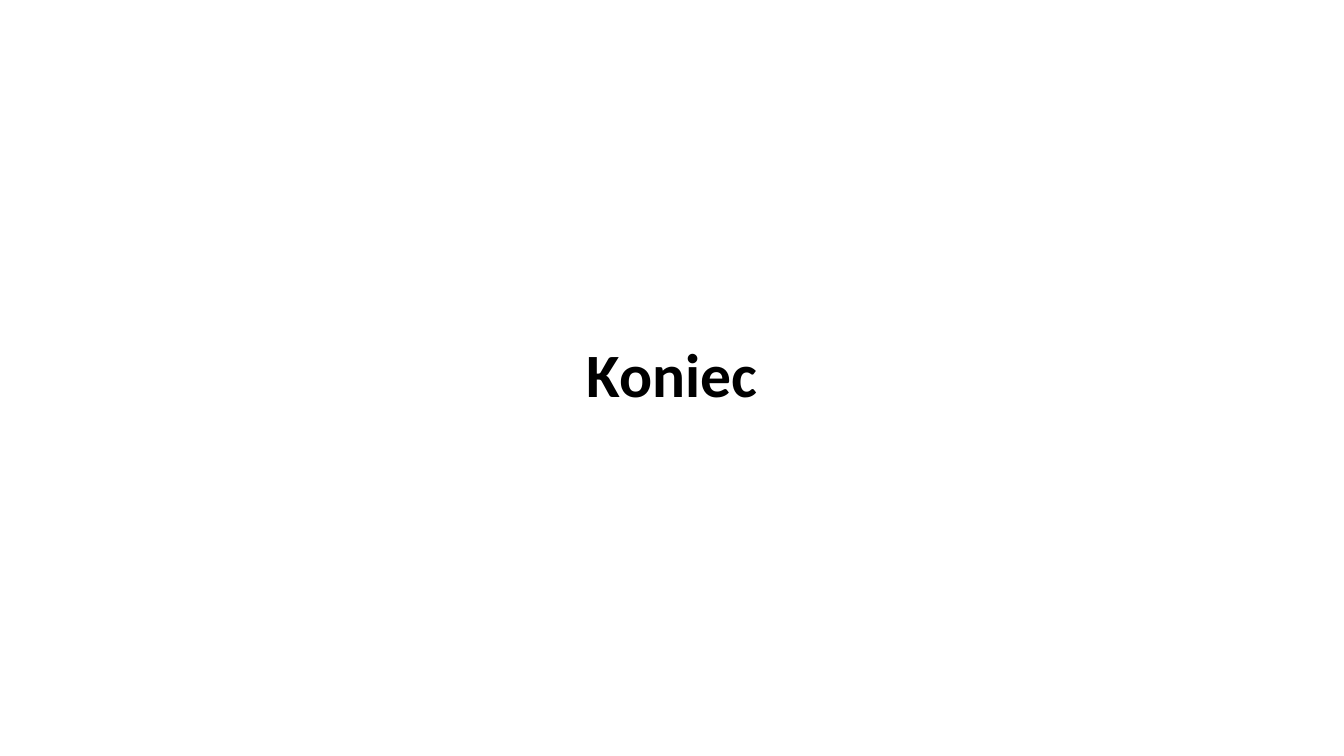
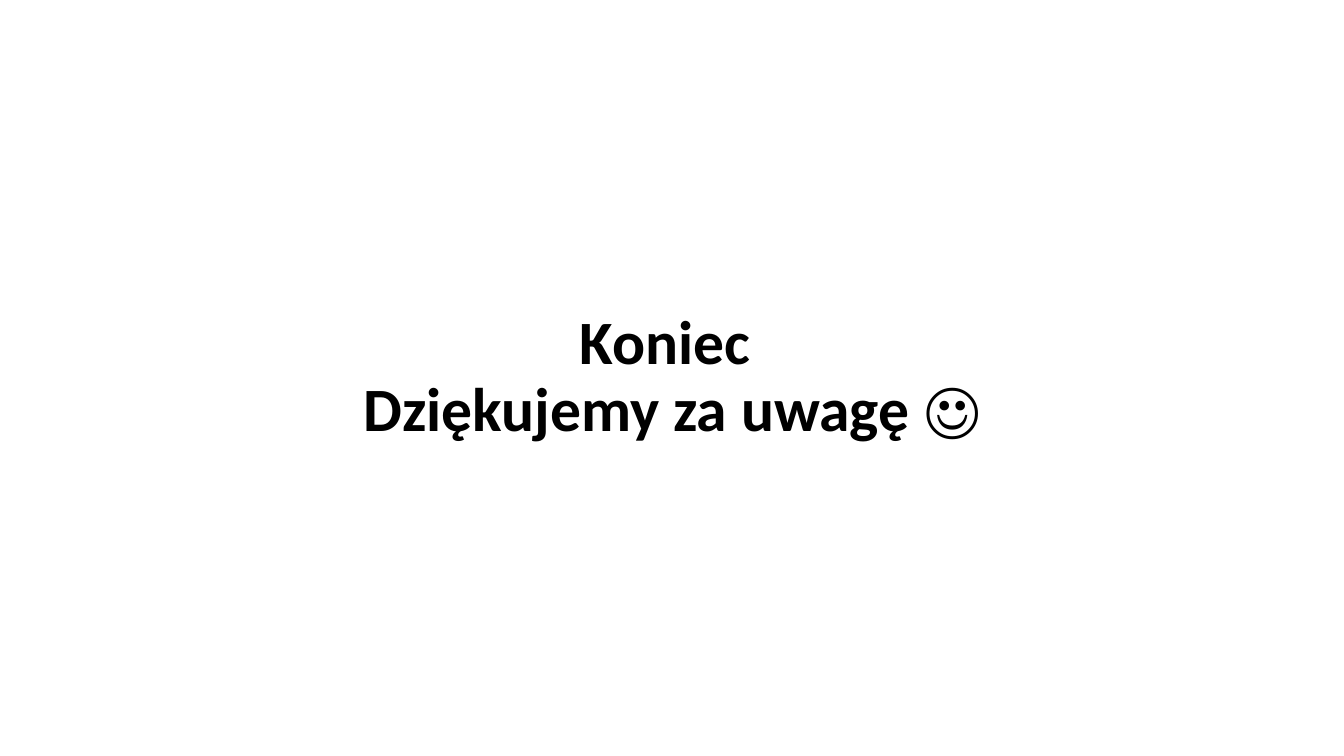
Before and after one commit to karoljaskolka/CinemaDesktopApp, a slide deck: slide 26 of Documentation/Cinema.pptx (slide 25 before the commit). Drawn at 1344x756 pixels with LibreOffice and Linux fonts; fonts in the diff are those of the drawing; background and template pictures are left out. Boxes give left, top, right and bottom in pixels: in the first picture for what was removed or moved away, otherwise in the second. Text is boxed around its words. In the diff, an @@ line names an element or a change of style, - is before the commit and + after.

```diff
--- a/Documentation/Cinema.pptx
+++ b/Documentation/Cinema.pptx
@@ title at box(363, 320, 909, 442): text changed @@
-Koniec
+Koniec
+Dziękujemy za uwagę ☺
```
Also in this commit, not shown: 4 other slides changed, 3 slides added, 2 slides removed, 3 other files.
